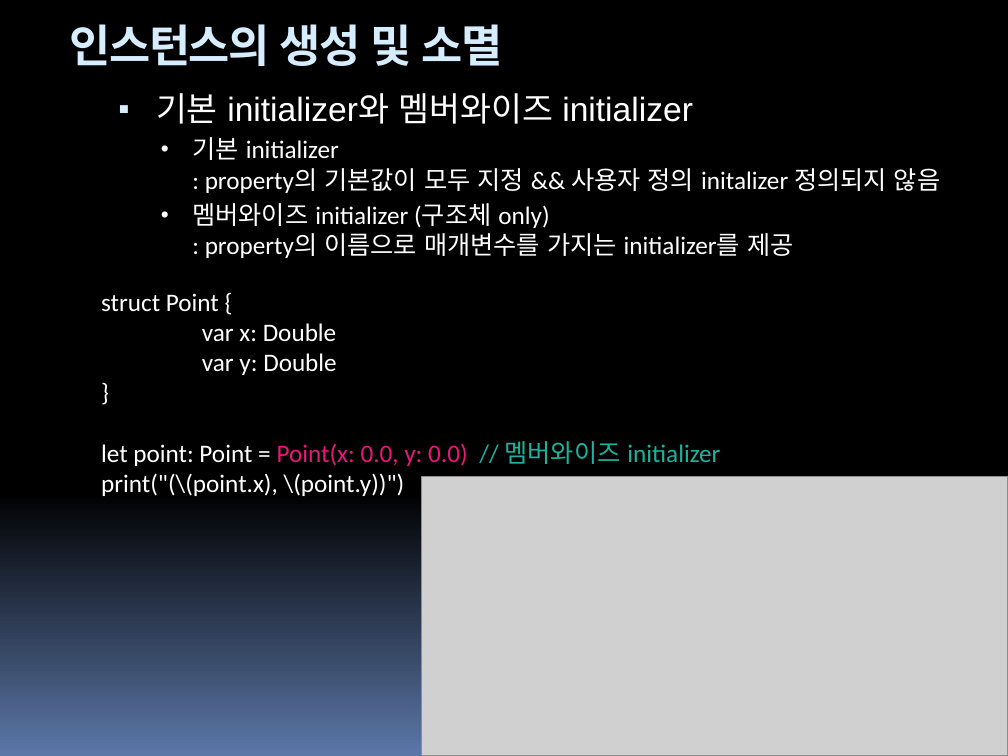
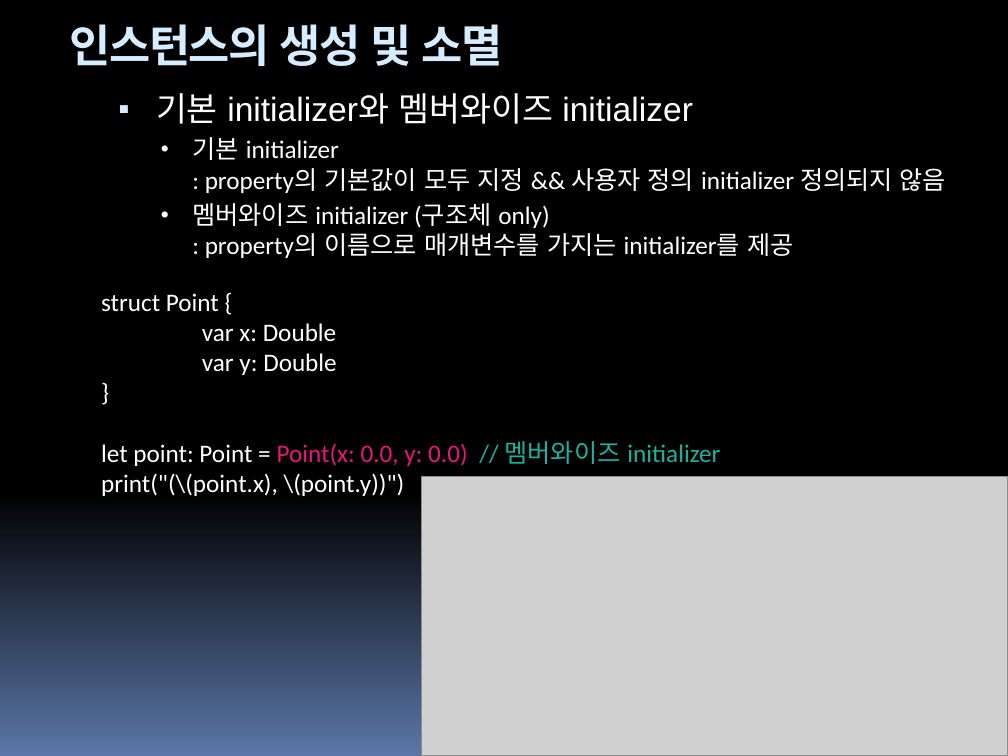
Before and after one commit to hounga13/helloSwift, a slide deck: slide 116 of Swift세미나자료.pptx. Drawn at 1008x756 pixels with LibreOffice and Linux fonts; fonts in the diff are those of the drawing; grey boxes stand for pictures. Boxes give left, top, right and bottom in pixels: in the first picture for what was removed or moved away, otherwise in the second. Text is boxed around its words. In the diff, an @@ line names an element or a change of style, - is before the commit and + after.

```diff
--- a/Swift세미나자료.pptx
+++ b/Swift세미나자료.pptx
@@ text at (192,137,946,193): text changed @@
-  • 기본 initializer
-    : property의 기본값이 모두 지정 && 사용자 정의 initalizer 정의되지 않음
+  • 기본 initializer
+    : property의 기본값이 모두 지정 && 사용자 정의 initializer 정의되지 않음
```
Also in this commit, not shown: 5 other slides changed, 5 slides added.
